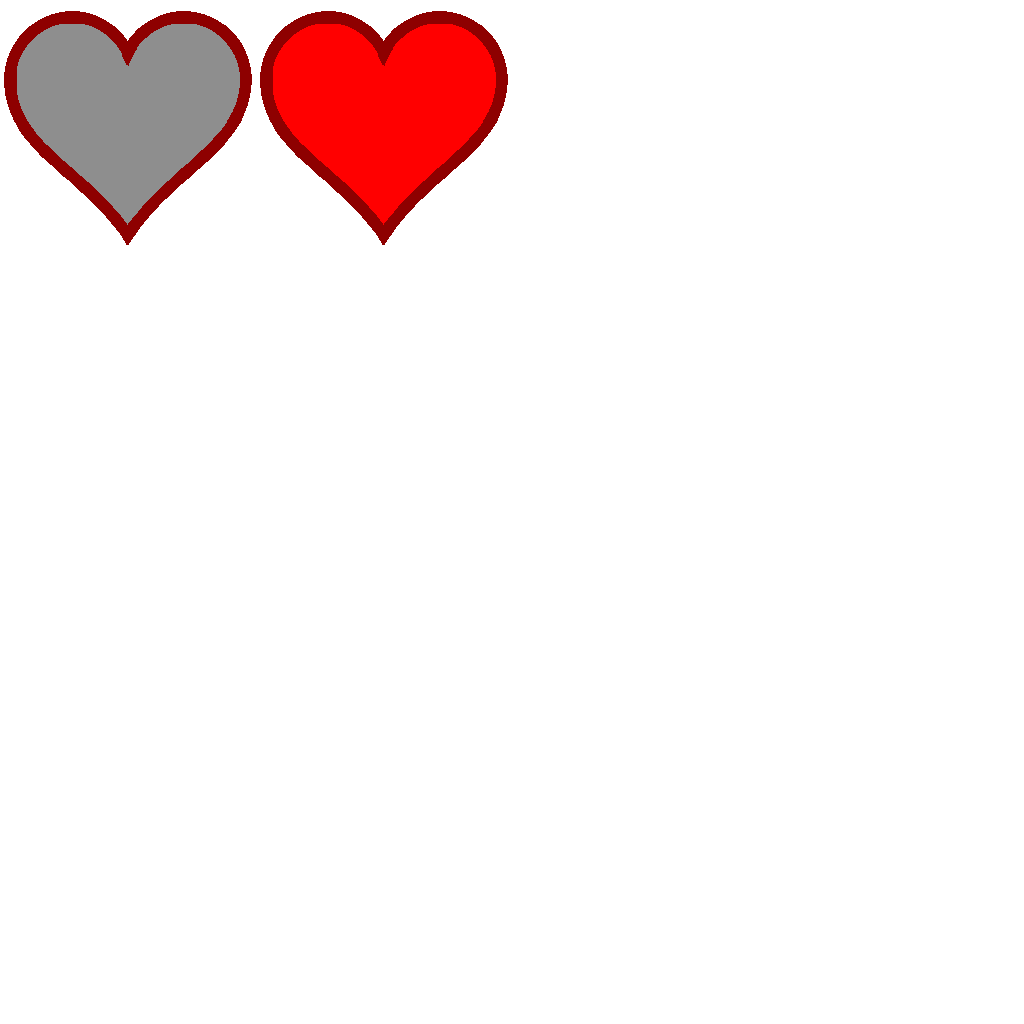
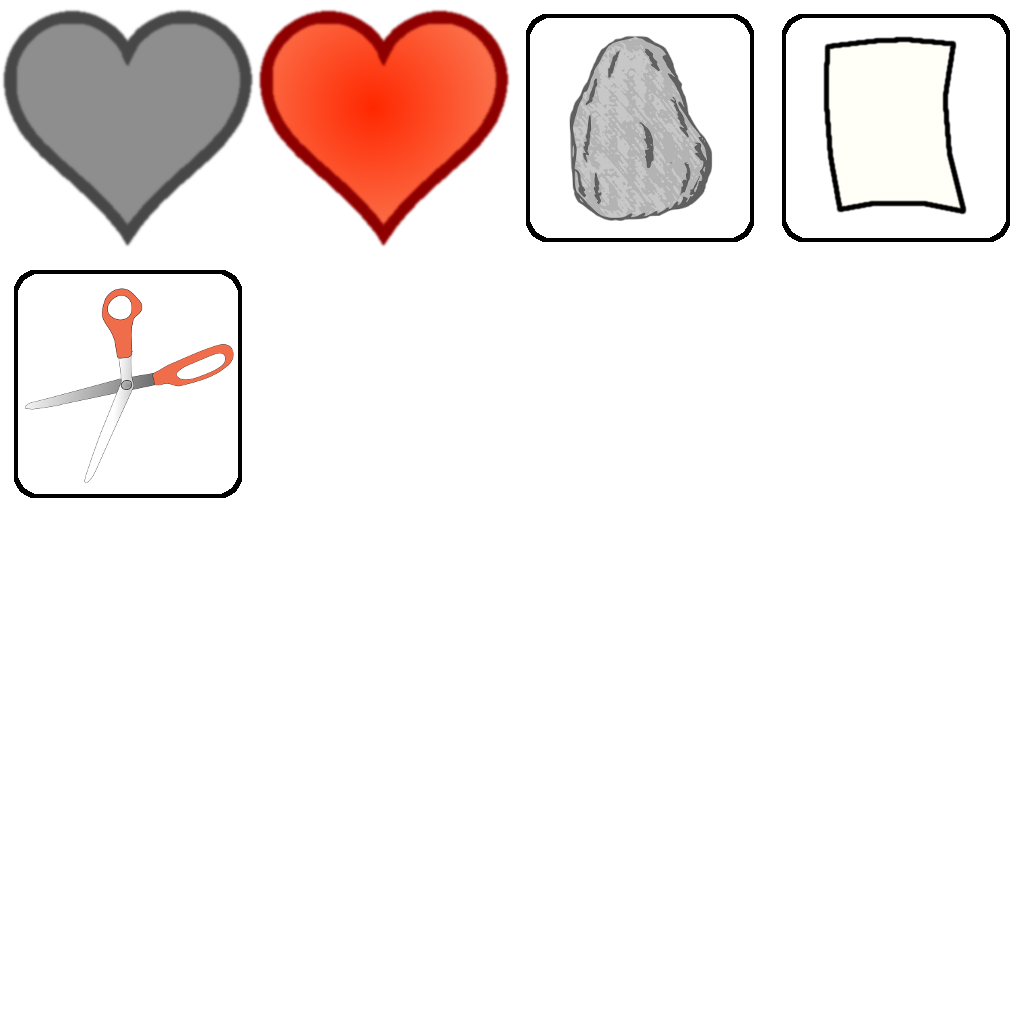
Comparing the layer stacks of the two 1024px x 1024px images. Changes:
added layer "Scissors" above "Stone" over [25, 288, 234, 484]
added layer "Stone" above "Heart Full" over [569, 35, 713, 221]
painted on "Heart Full" over [257, 8, 511, 248]
painted on "Heart Empty" over [1, 8, 255, 248]
painted on "Background" over [14, 13, 1010, 498]
